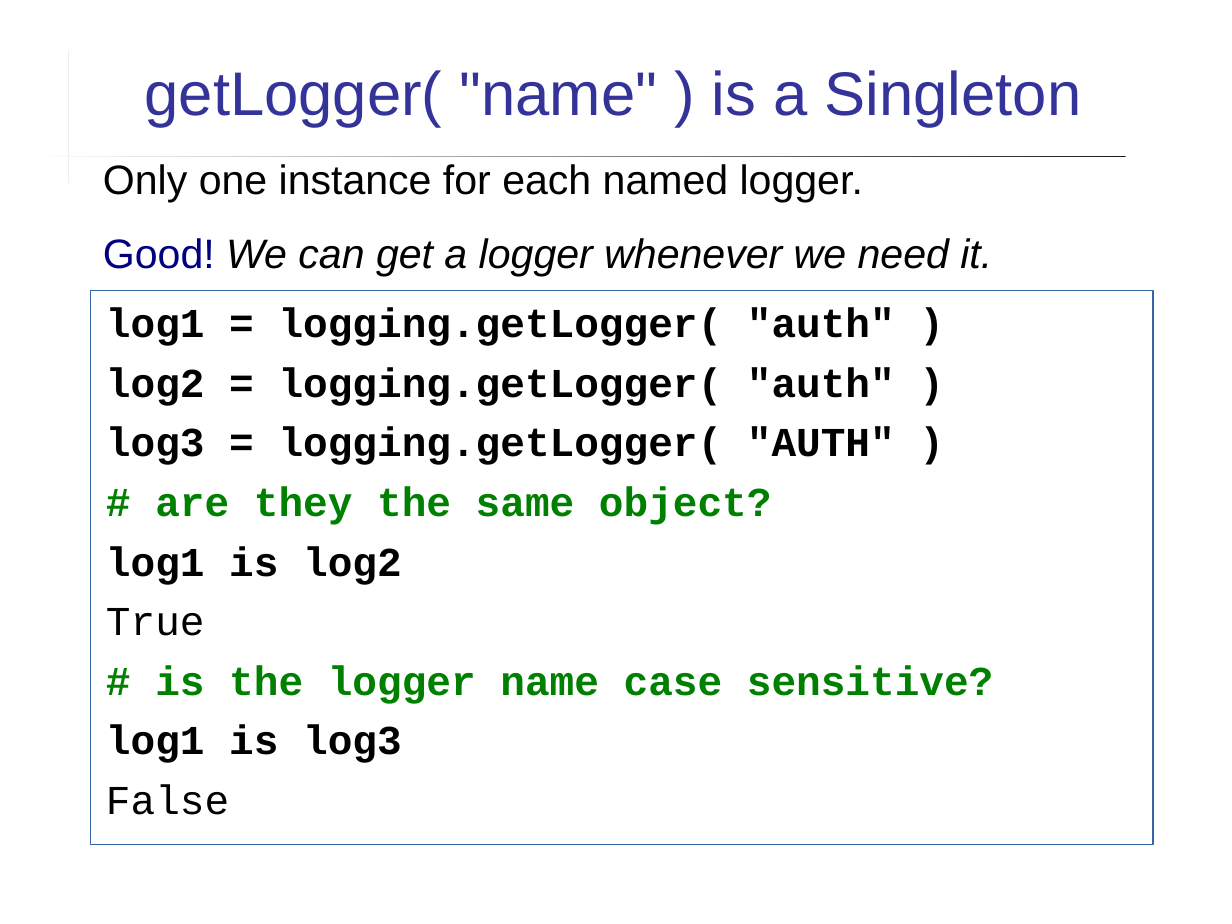
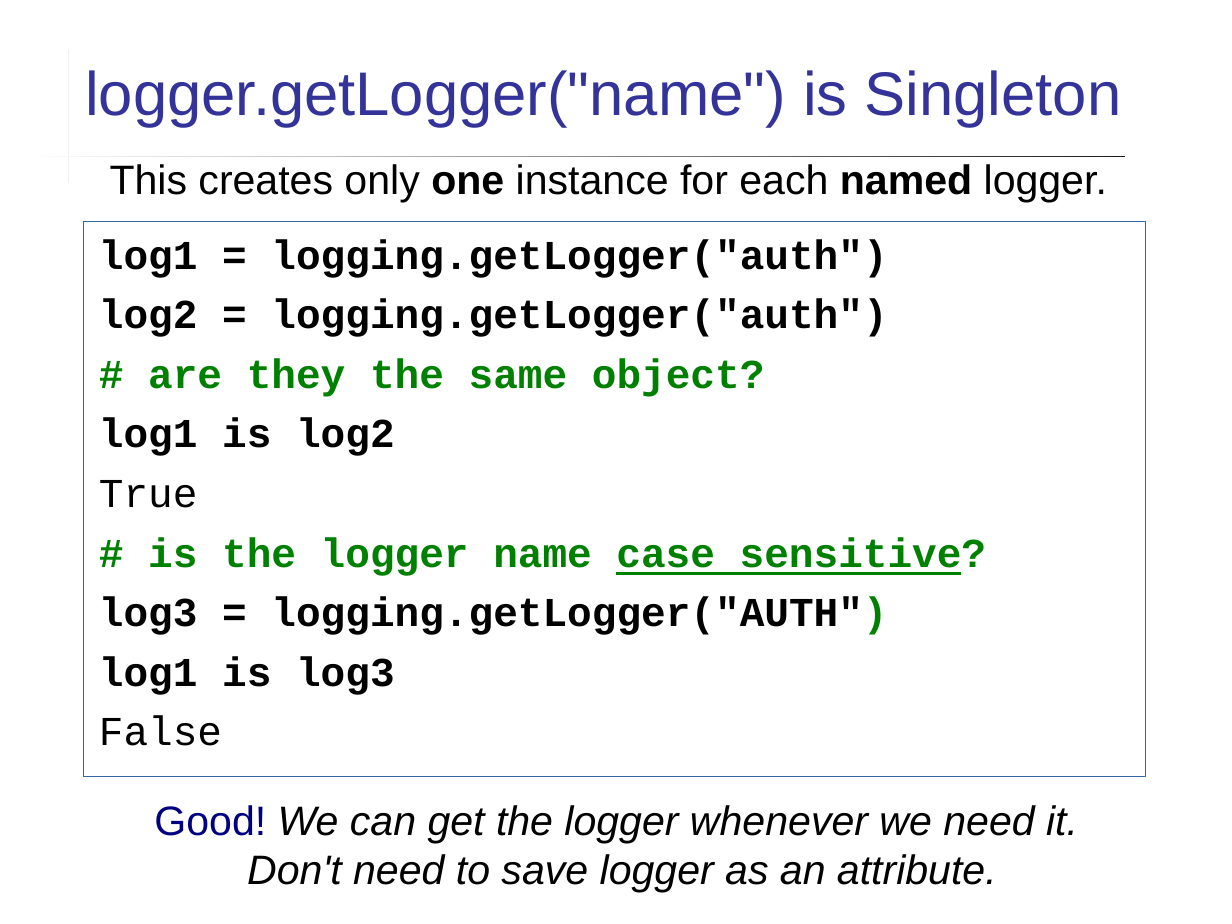
Before and after one commit to cpske/ISP, a slide deck: slide 15 of logging/Logging.ppt (slide 19 before the commit). Drawn at 1232x924 pixels with LibreOffice and Linux fonts; fonts in the diff are those of the drawing. Boxes give left, top, right and bottom in pixels: in the first picture for what was removed or moved away, otherwise in the second. Text is boxed around its words. In the diff, an @@ line names an element or a change of style, - is before the commit and + after.

Commit message:
updates to logging, add Milestones presentation

```diff
--- a/logging/Logging.ppt
+++ b/logging/Logging.ppt
@@ title at [85,70,1122,127]: text changed @@
-getLogger( "name" ) is a Singleton
+logger.getLogger("name") is Singleton
@@ text at [110,164,1107,202]: text changed @@
-Only one instance for each named logger.
-Good! We can get a logger whenever we need it.
+This creates only one instance for each named logger.
@@ text "log1 = logging.getLogger("auth")": place and size @@
-text "log1 = logging.getLogger("auth")" at [91,291,1153,845]
+text "log1 = logging.getLogger("auth")" at [84,222,1146,776]
@@ text at [99,239,887,337]: text changed @@
-log1 = logging.getLogger( "auth" )
-log2 = logging.getLogger( "auth" )
-log3 = logging.getLogger( "AUTH" )
+log1 = logging.getLogger("auth")
+log2 = logging.getLogger("auth")
@@ text at [99,358,986,746]: underline on in "case sensitive?" @@
@@ text at [99,596,887,635]: paragraph added @@
+log3 = logging.getLogger("AUTH")
@@ text added at [154,805,1078,893], 24 pt, text #000000, italic @@
+Good! We can get the logger whenever we need it.
+Don't need to save logger as an attribute.
```
Also in this commit, not shown: 10 other slides changed, 4 slides added, 13 other files.
